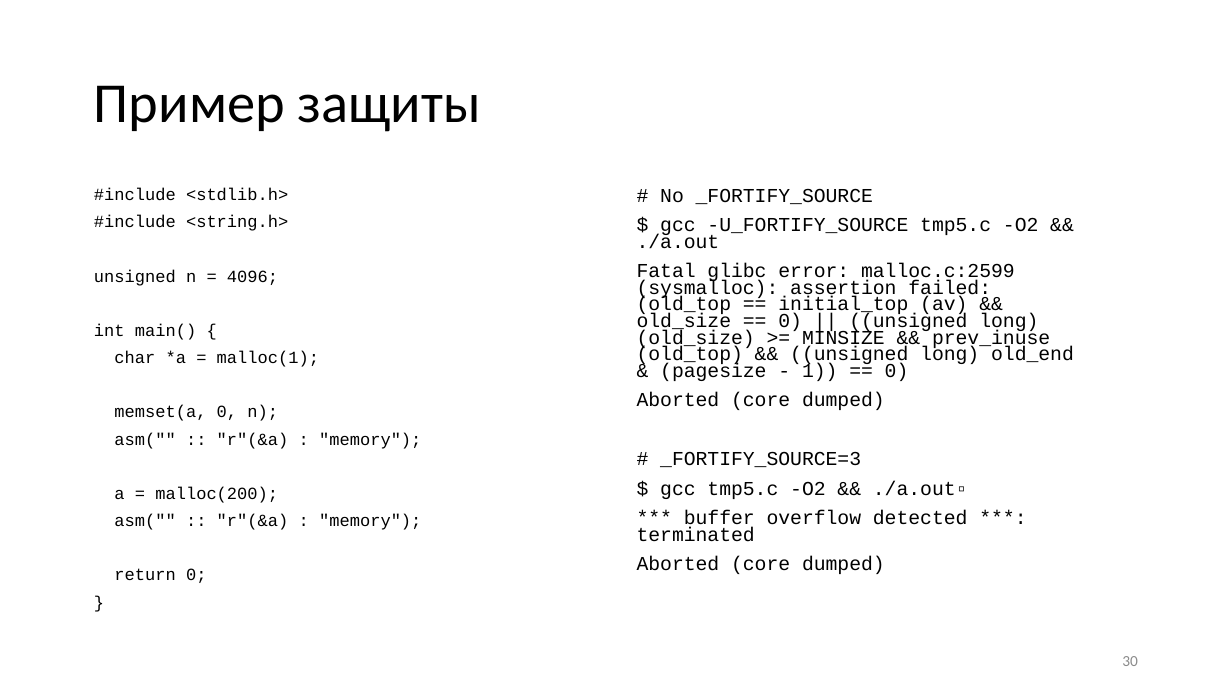
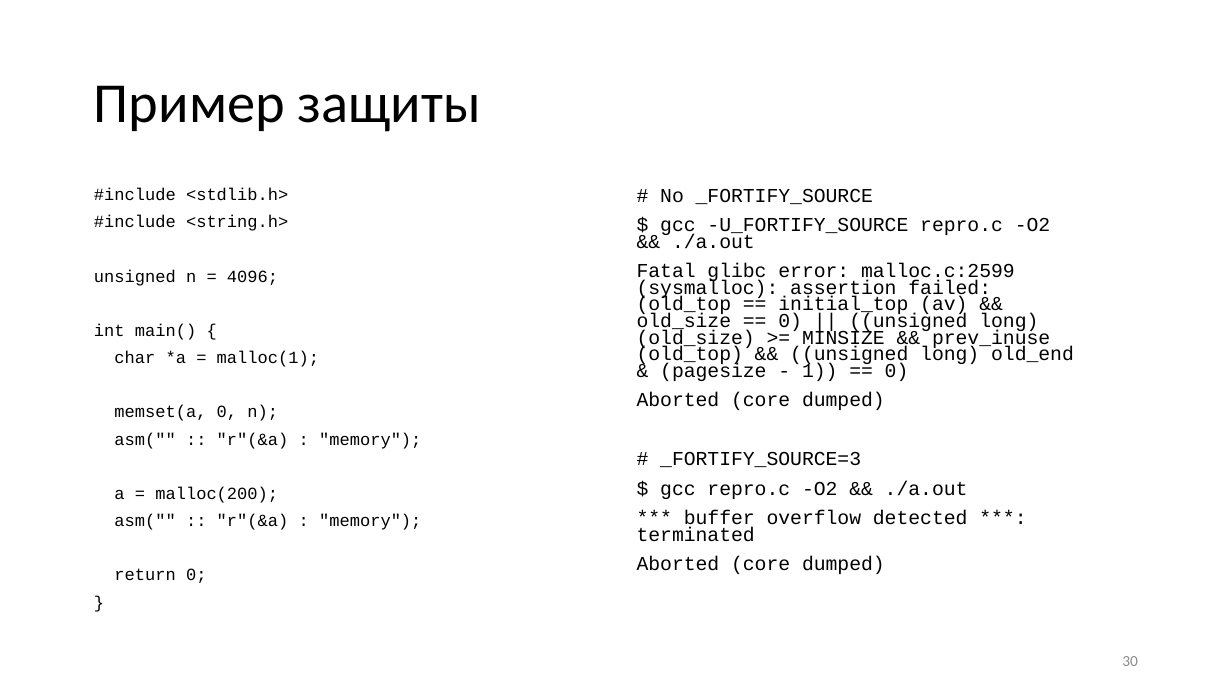
Before and after one commit to yugr/slides, a slide deck: slide 30 of CppZeroCost/2025/RU.pptx. Drawn at 1232x693 pixels with LibreOffice and Linux fonts; fonts in the diff are those of the drawing. Boxes give left, top, right and bottom in pixels: in the first picture for what was removed or moved away, otherwise in the second. Text is boxed around its words. In the diff, an @@ line names an element or a change of style, - is before the commit and + after.

```diff
--- a/CppZeroCost/2025/RU.pptx
+++ b/CppZeroCost/2025/RU.pptx
@@ text at bbox=[660, 217, 1050, 249]: text changed @@
-$ gcc -U_FORTIFY_SOURCE tmp5.c -O2 && ./a.out
+$ gcc -U_FORTIFY_SOURCE repro.c -O2 && ./a.out
@@ text at bbox=[660, 481, 968, 499]: text changed @@
-$ gcc tmp5.c -O2 && ./a.out▫
+$ gcc repro.c -O2 && ./a.out
```
Also in this commit, not shown: 3 other slides changed, 1 other file.
